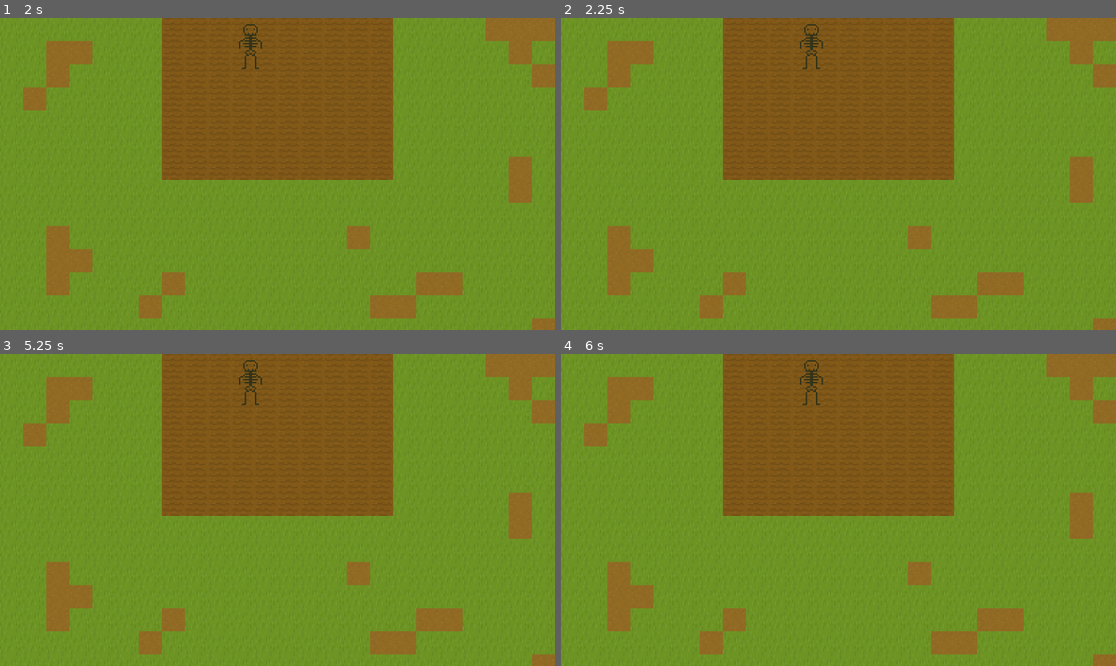
Above: before the commit, frames 1-4 (two rows, left to right).
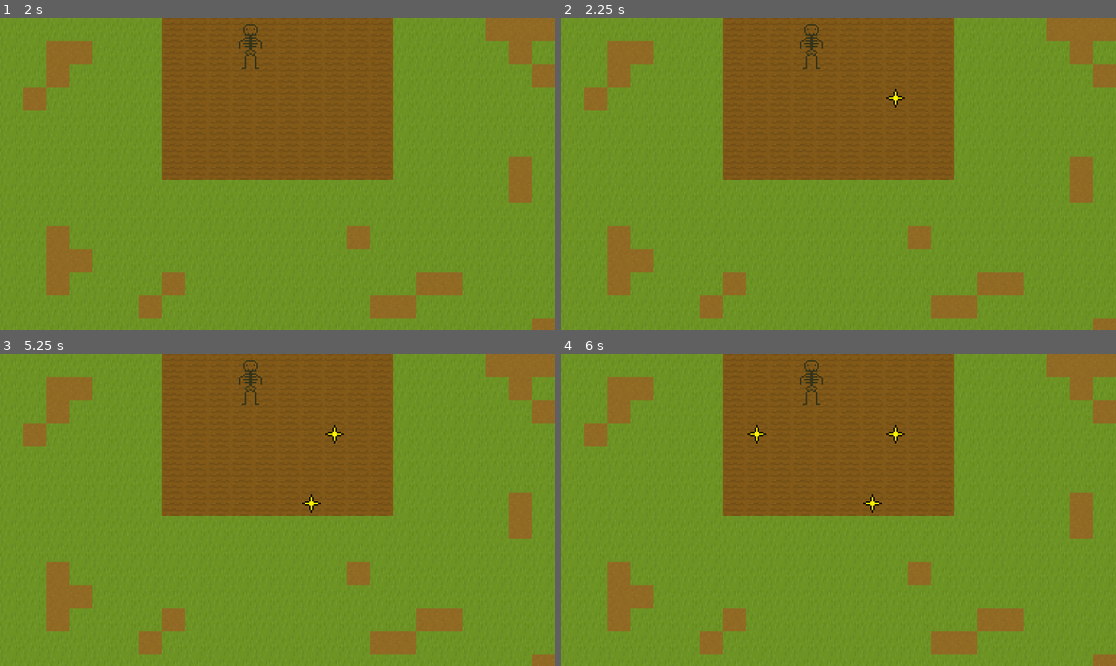
Above: after the commit, the same moments.

Repository: sjhayden/Super-Simple-Spooky-Seed-Simulator
Game: Godot game, scene res://Scenes/world.tscn
Same seed, same stepped clock (60 frames per second), same inputs: the game is played once before the commit and once after it.
Inputs (mouse positions are in pixels of both pictures, inside the frame that each line leads up to):
- Up to frame 1 (2 s): tap Enter at 0.5 s; move the mouse to (399, 158) at 0.52 s; hold Right (right) 0.53-1.28 s; tap K (attack) at 0.6, 1.35 s; click (399, 158) at 0.67 s; tap Space at 1.25 s; move the mouse to (166, 189) at 1.27 s; hold Down (down) from 1.28 s (still down); click (166, 189) at 1.42 s
- Up to frame 2 (2.25 s): tap Enter at 2 s; move the mouse to (894, 105) at 2.02 s; release Down (down) at 2.03 s; hold Right (right) from 2.03 s (still down); tap K (attack) at 2.1 s; click (894, 105) at 2.17 s
- Up to frame 3 (5.25 s): tap Space at 2.75, 4.25 s; move the mouse to (249, 572) at 2.77 s; release Right (right) at 2.78 s; hold Up (up) 2.78-3.53 s; tap K (attack) every 0.75 s from 2.85 to 5.1 s; click (249, 572) at 2.92 s; tap Enter at 3.5 s; move the mouse to (444, 556) at 3.52 s; hold Left (left) 3.53-5.03 s; click (444, 556) at 3.67 s; move the mouse to (111, 463) at 4.27 s; click (111, 463) at 4.42 s; move the mouse to (305, 510) at 5.02 s; hold Down (down) from 5.03 s (still down); click (305, 510) at 5.17 s
- Up to frame 4 (6 s): move the mouse to (755, 432) at 5.77 s; release Down (down) at 5.78 s; hold Right (right) from 5.78 s (still down); tap K (attack) at 5.85 s; click (755, 432) at 5.92 s

Frame 1 is identical in both runs. In frame 2, less than 0.1% of the frame differs, in the area x 58-62%, y 22-29%; in frame 3, 0.1%; in frame 4, 0.2%, in the area x 33-62%, y 22-52%.

Commit message:
added placeholder sprite for corn and made now plant_manager plants it

Diff:
--- a/super-simple-spooky-seed-simulator/Scenes/corn_plant.tscn
+++ b/super-simple-spooky-seed-simulator/Scenes/corn_plant.tscn
@@ -1,10 +1,58 @@
-[gd_scene load_steps=2 format=3 uid="uid://qhjimvsiiqqs"]
+[gd_scene load_steps=8 format=3 uid="uid://qhjimvsiiqqs"]
 
 [ext_resource type="Script" uid="uid://b1ckcypceqqku" path="res://Scripts/corn_plant.gd" id="1_1m1ec"]
+[ext_resource type="Texture2D" uid="uid://dr63eb8783ddp" path="res://Assets/Tilemap_Placeholder_16x16.png" id="2_v4bum"]
+
+[sub_resource type="RectangleShape2D" id="RectangleShape2D_rdd45"]
+size = Vector2(16, 16)
+
+[sub_resource type="AtlasTexture" id="AtlasTexture_mpcga"]
+atlas = ExtResource("2_v4bum")
+region = Rect2(0, 34, 16, 16)
+
+[sub_resource type="AtlasTexture" id="AtlasTexture_r0w7h"]
+atlas = ExtResource("2_v4bum")
+region = Rect2(51, 34, 16, 16)
+
+[sub_resource type="AtlasTexture" id="AtlasTexture_b73ak"]
+atlas = ExtResource("2_v4bum")
+region = Rect2(34, 34, 16, 16)
+
+[sub_resource type="SpriteFrames" id="SpriteFrames_jpijp"]
+animations = [{
+"frames": [{
+"duration": 1.0,
+"texture": SubResource("AtlasTexture_mpcga")
+}],
+"loop": true,
+"name": &"full_grown",
+"speed": 5.0
+}, {
+"frames": [{
+"duration": 1.0,
+"texture": SubResource("AtlasTexture_r0w7h")
+}],
+"loop": true,
+"name": &"growing",
+"speed": 5.0
+}, {
+"frames": [{
+"duration": 1.0,
+"texture": SubResource("AtlasTexture_b73ak")
+}],
+"loop": true,
+"name": &"sprout",
+"speed": 5.0
+}]
 
 [node name="Corn_Plant" type="Node2D"]
 script = ExtResource("1_1m1ec")
 
 [node name="Area2D" type="Area2D" parent="."]
 
+[node name="CollisionShape2D" type="CollisionShape2D" parent="Area2D"]
+shape = SubResource("RectangleShape2D_rdd45")
+
 [node name="AnimatedSprite2D" type="AnimatedSprite2D" parent="."]
+sprite_frames = SubResource("SpriteFrames_jpijp")
+animation = &"full_grown"
--- a/super-simple-spooky-seed-simulator/Scripts/plant_manager.gd
+++ b/super-simple-spooky-seed-simulator/Scripts/plant_manager.gd
@@ -1,12 +1,16 @@
 extends Node2D
 
 @export var tile_map: TileMapLayer
+var corn_plant_scene = preload("res://Scenes/corn_plant.tscn")
 
 func plant(player_coords: Vector2) -> void:
 	var tile_coords = tile_map.local_to_map(self.to_local(player_coords))
 	var tile_data = tile_map.get_cell_tile_data(tile_coords)
 	if tile_data.get_custom_data("plantable"):
-		print("plant")
+#		TODO: check if there is already a plant there
+		var corn_plant = corn_plant_scene.instantiate()
+		add_child(corn_plant)
+		corn_plant.position = tile_map.map_to_local(tile_coords)
 
 func _input(event):
 #	planting with mouse click for testing
